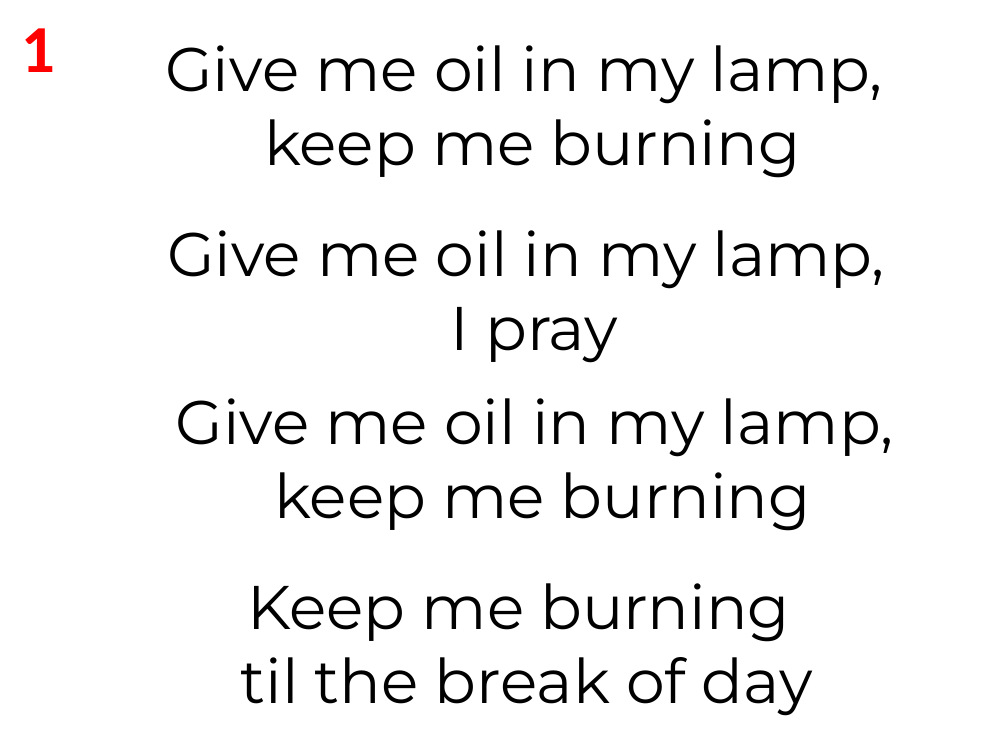
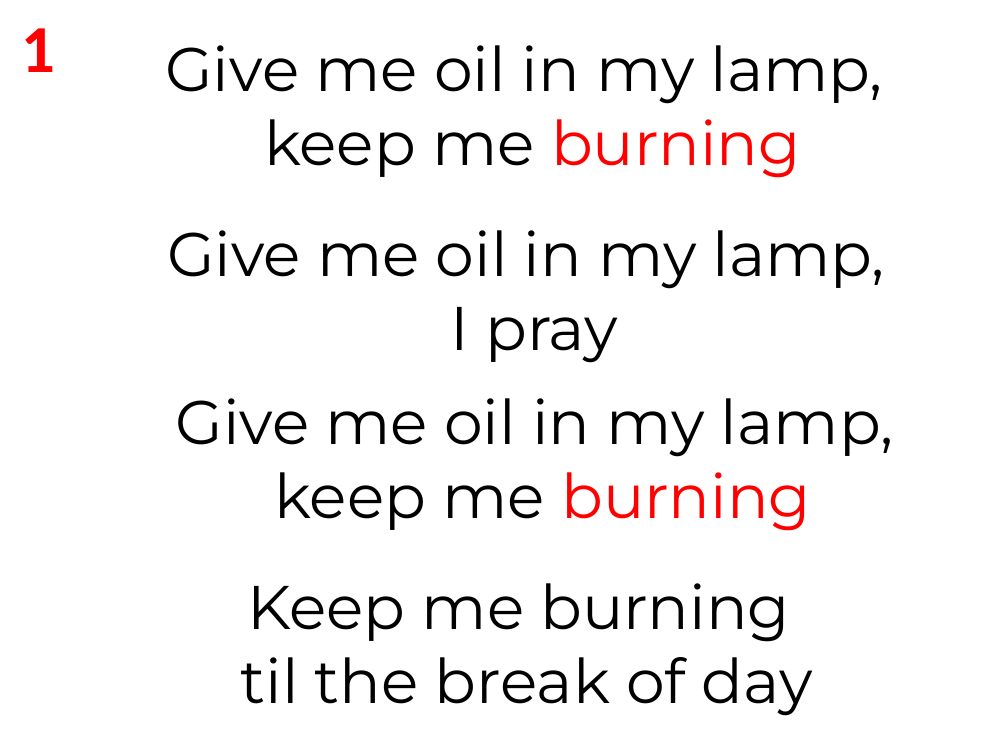
Before and after one commit to batisuoc/free-school-class, a slide deck: slide 8 of english/Give-Me-Oil-In-My-Lamp.pptx. Drawn at 1008x756 pixels with LibreOffice and Linux fonts; fonts in the diff are those of the drawing; background and template pictures are left out. Boxes give left, top, right and bottom in pixels: in the first picture for what was removed or moved away, otherwise in the second. Text is boxed around its words. In the diff, an @@ line names an element or a change of style, - is before the commit and + after.

```diff
--- a/english/Give-Me-Oil-In-My-Lamp.pptx
+++ b/english/Give-Me-Oil-In-My-Lamp.pptx
@@ text at (264, 119, 801, 178): text colour #000000 to #FF0000 in "burning" @@
@@ text at (274, 472, 811, 531): text colour #000000 to #FF0000 in "burning" @@
```
Also in this commit, not shown: 5 other slides changed, 1 slide added, 3 other files.
